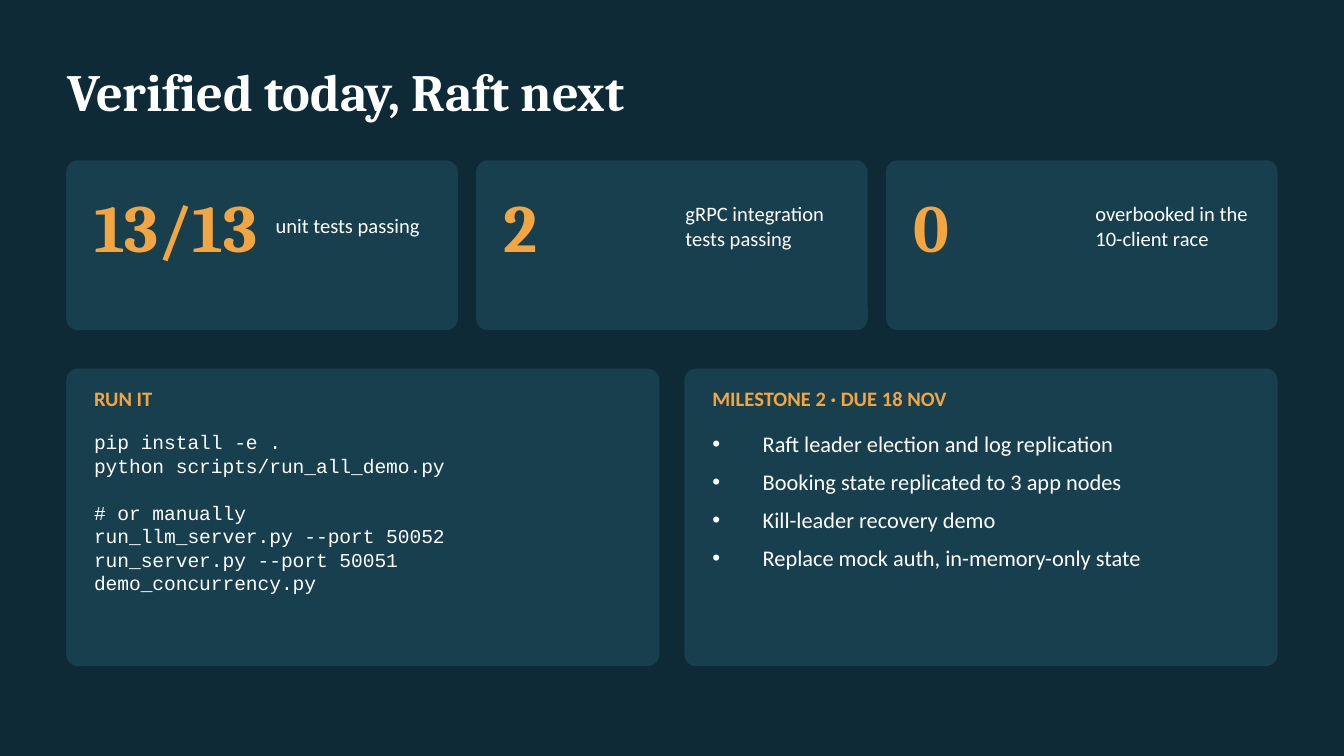
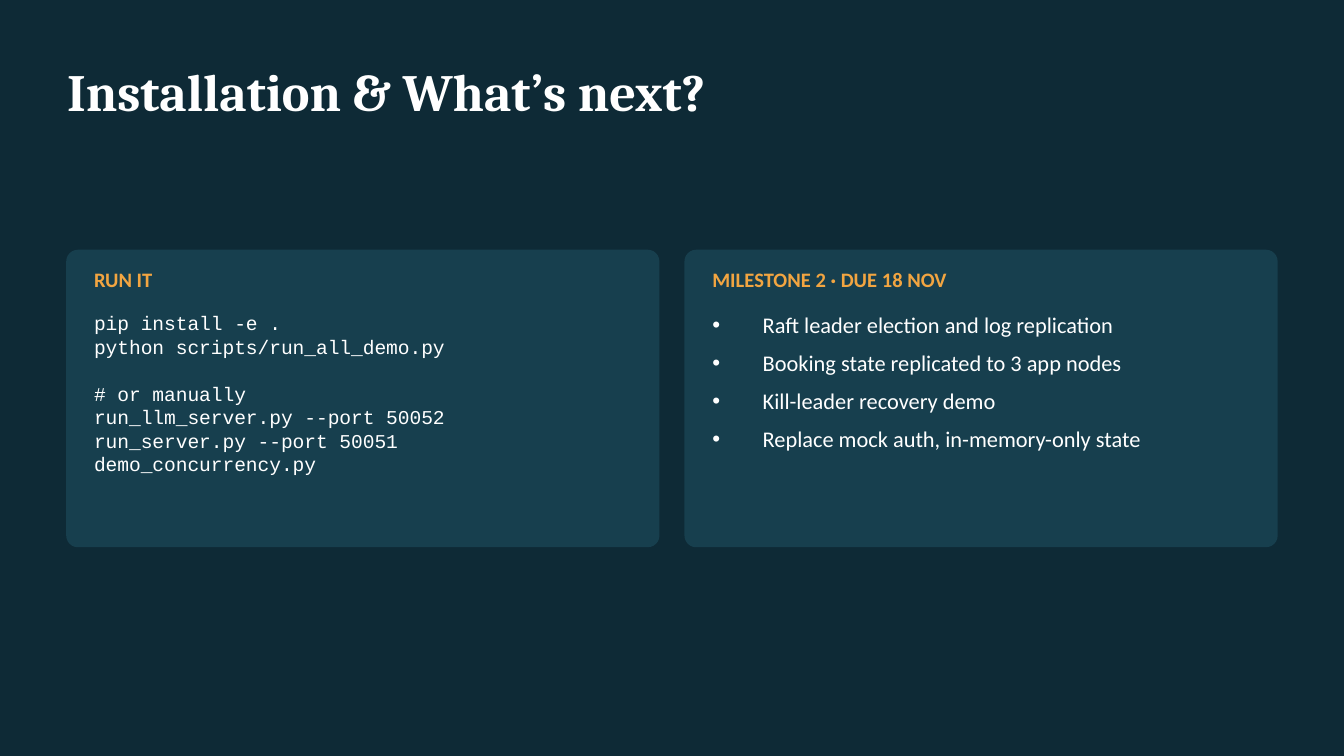
Before and after one commit to PrachitDeshinge-324/Distributed_TicketBooking, a slide deck: slide 8 of Milestone1_Presentation.pptx. Drawn at 1344x756 pixels with LibreOffice and Linux fonts; fonts in the diff are those of the drawing. Boxes give left, top, right and bottom in pixels: in the first picture for what was removed or moved away, otherwise in the second. Text is boxed around its words. In the diff, an @@ line names an element or a change of style, - is before the commit and + after.

```diff
--- a/Milestone1_Presentation.pptx
+++ b/Milestone1_Presentation.pptx
@@ text at <box>67,74,705,112</box>: text changed @@
-Verified today, Raft next
+Installation & What’s next?
@@ rounded rectangle removed at <box>67,161,457,329</box> @@
@@ rounded rectangle removed at <box>477,161,867,329</box> @@
@@ rounded rectangle removed at <box>887,161,1277,329</box> @@
@@ text removed at <box>94,205,258,261</box> @@
-13/13
@@ text removed at <box>504,206,538,252</box> @@
-2
@@ text removed at <box>685,207,823,250</box> @@
-gRPC integration tests passing
@@ text removed at <box>914,206,950,253</box> @@
-0
@@ text removed at <box>1095,206,1248,246</box> @@
-overbooked in the 10-client race
@@ text removed at <box>276,219,420,237</box> @@
-unit tests passing
@@ 4 texts, 2 rounded rectangles: place and size @@
-4 texts, 2 rounded rectangles at <box>67,370,1277,665</box>
+4 texts, 2 rounded rectangles at <box>67,251,1277,547</box>
```
Also in this commit, not shown: 2 other slides changed, 3 other files.
